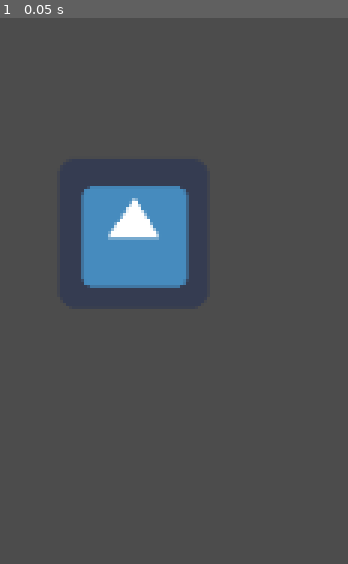
Above: before the commit, frame 1.
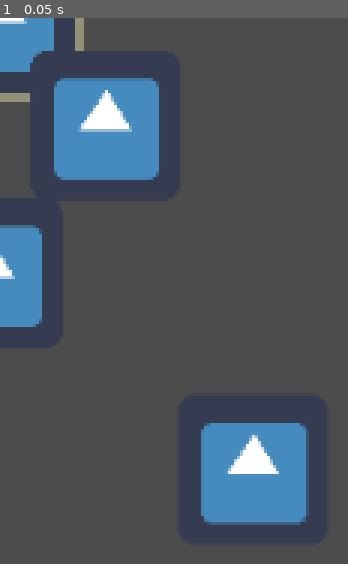
Above: after the commit, the same moment.

Repository: Wikpi/Godot-Combined-Shader-Rendering-Plugin
Game: Godot game, scene res://demo/DemoScene.tscn
Two runs of this game, one before a commit and one after it. Both use one fixed random seed, a clock stepped at 60 frames per second and the inputs below. The project has no main scene, so this scene is started directly. The engine's default icon, where the game draws it, is replaced by a stand-in: a white triangle on a blue panel in a dark square.
Inputs:
- Up to frame 1 (0.05 s): no input

The runs differ from the first frame. In frame 1, 21% of the frame differs, in the area x 0-89%, y 0-93%.

Commit message:
Simplify root plugin script
This commit removes out of place code logic form the root plugin script.
Code has been restructured into:
 - plugin_track - which stores tracking related logic and methods.
 - plugin_clean - which stores cleaning related methods.
 - plugin_ui - which handles plugin ui logic.
 - plugin_tools - which stores static abstract tools for the plugin.

Diff:
--- a/demo/DemoScene.tscn
+++ b/demo/DemoScene.tscn
@@ -15,10 +15,9 @@
 
 [node name="Icon" type="Sprite" parent="Node2D"]
 material = ExtResource( 2 )
-position = Vector2( -50.8502, -101.63 )
 texture = ExtResource( 1 )
 __meta__ = {
-"merge_enabled": false
+"merge_enabled": true
 }
 
 [node name="Icon2" type="Sprite" parent="Node2D/Icon"]
@@ -36,27 +35,3 @@
 [node name="Icon" type="Sprite" parent="Node2D/Icon"]
 position = Vector2( -65.1128, 67.6635 )
 texture = ExtResource( 1 )
-
-[node name="Icon2" type="Sprite" parent="Node2D"]
-material = ExtResource( 2 )
-position = Vector2( -365.383, -38.5487 )
-texture = ExtResource( 1 )
-__meta__ = {
-"merge_enabled": false
-}
-
-[node name="Icon3" type="Sprite" parent="Node2D/Icon2"]
-position = Vector2( -151.109, 135.854 )
-texture = ExtResource( 1 )
-
-[node name="Icon4" type="Sprite" parent="Node2D/Icon2"]
-position = Vector2( -114.436, -34.1085 )
-texture = ExtResource( 1 )
-
-[node name="Icon5" type="Sprite" parent="Node2D/Icon2"]
-position = Vector2( -62.1277, 23.346 )
-texture = ExtResource( 1 )
-
-[node name="Icon6" type="Sprite" parent="Node2D/Icon2"]
-position = Vector2( 40.9814, 37.4178 )
-texture = ExtResource( 1 )
Not shown, changed: addons/group_shader/plugin.gd
Not shown, added: addons/group_shader/plugin_clean.gd
Not shown, added: addons/group_shader/plugin_track.gd
Not shown, changed: addons/group_shader/plugin_ui.gd
